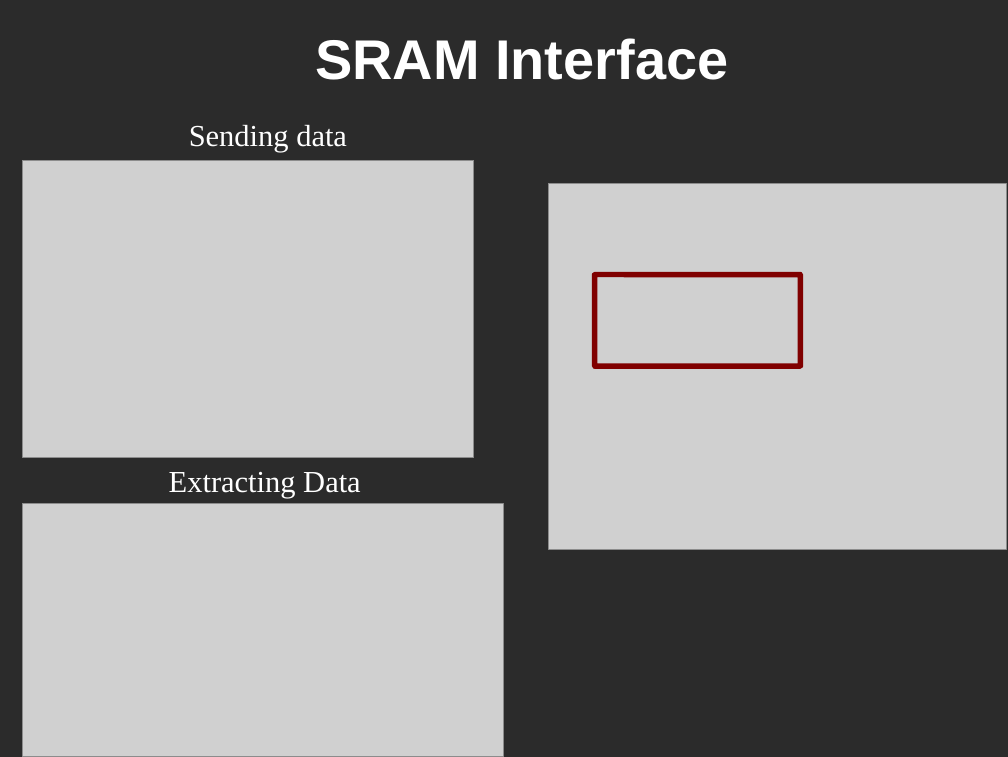
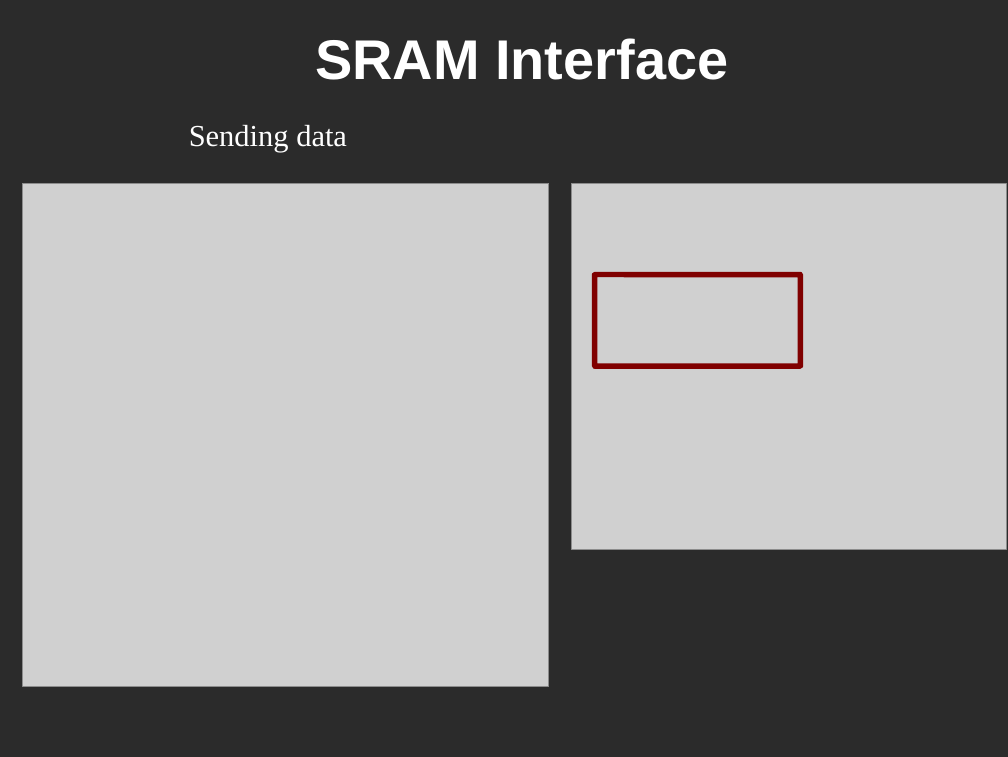
Before and after one commit to snowpuppy/ECE337, a slide deck: slide 14 of docs/ece337_2.ppt (slide 13 before the commit). Drawn at 1008x757 pixels with LibreOffice and Linux fonts; fonts in the diff are those of the drawing; grey boxes stand for pictures; background and template pictures are left out; a plain dark background stands for a picture behind light text. Boxes give left, top, right and bottom in pixels: in the first picture for what was removed or moved away, otherwise in the second. Text is boxed around its words. In the diff, an @@ line names an element or a change of style, - is before the commit and + after.

Commit message:
changed the 337_2.ppt

```diff
--- a/docs/ece337_2.ppt
+++ b/docs/ece337_2.ppt
@@ picture: place and size @@
-picture at (23, 160, 474, 457)
+picture at (23, 183, 549, 686)
@@ picture: place and size @@
-picture at (549, 183, 1006, 549)
+picture at (572, 183, 1006, 549)
@@ text removed at (169, 472, 360, 498) @@
-Extracting Data
@@ picture removed at (23, 503, 503, 756) @@
```
Also in this commit, not shown: 10 other slides changed, 2 slides added, 3 other files.
